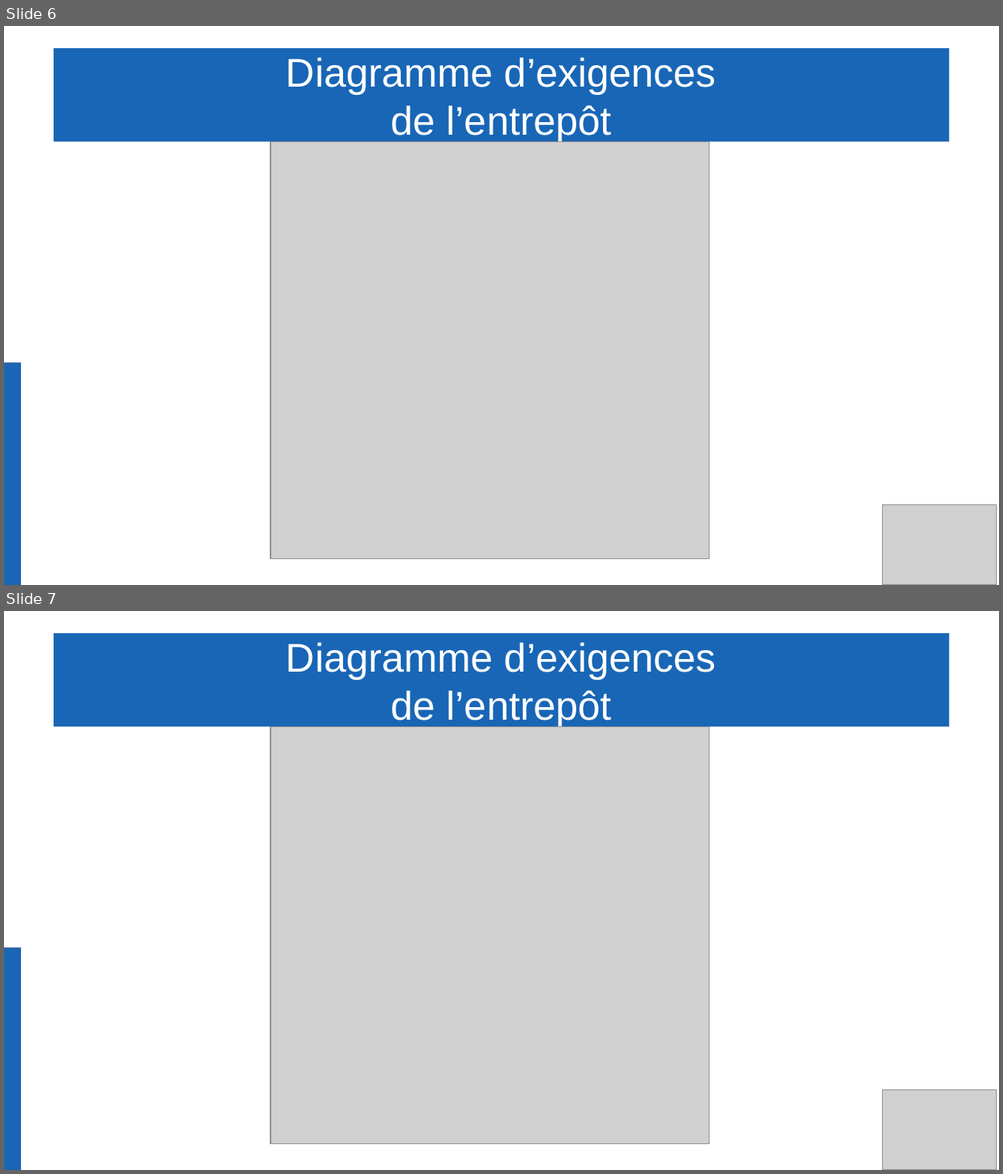
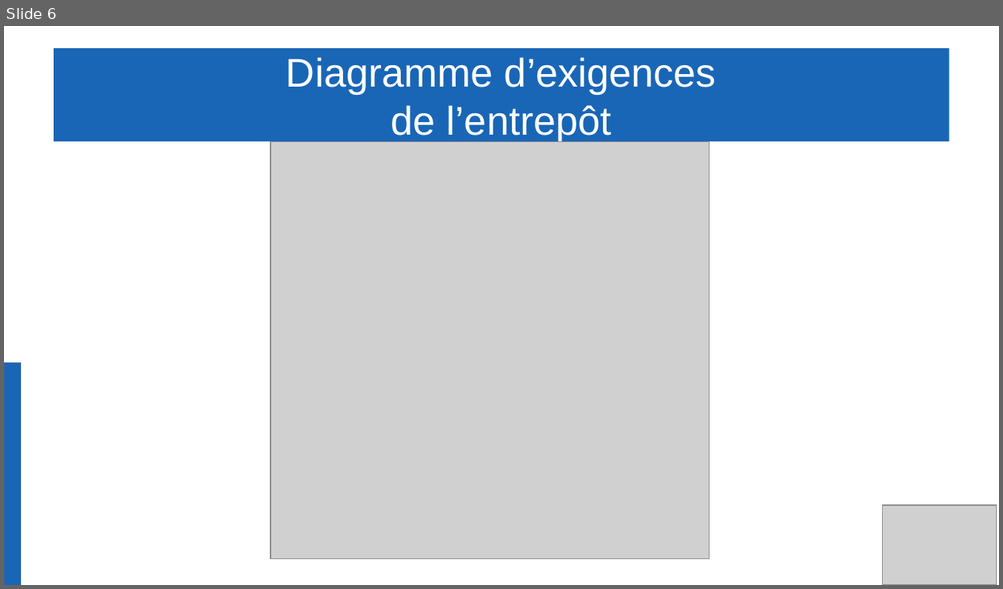
Before and after one commit to Gabin221/Tracking-BLE-documents, a slide deck: Revues/Revues2/yahya/presentation_yahya (3).pptx. Shown one above the other, each under a label of ours: slides 6 and 7 before the commit, slide 6 after it. The pictures are 1003x1174 and 1003x589 pixels, drawn with LibreOffice and Linux fonts; fonts in the diff are those of the drawing; grey boxes stand for pictures. Boxes give left, top, right and bottom in pixels: in the first picture for what was removed or moved away, otherwise in the second. Text is boxed around its words. In the diff, an @@ line names an element or a change of style, - is before the commit and + after.

```diff
--- a/Revues/Revues2/yahya/presentation_yahya (3).pptx
+++ b/Revues/Revues2/yahya/presentation_yahya (3).pptx
@@ slide 7 removed at box(4, 611, 999, 1170), background #FFFFFF @@
@@ rectangle removed at box(54, 633, 949, 727) @@
-Diagramme d’exigences
-de l’entrepôt
@@ picture removed at box(270, 726, 709, 1145) @@
@@ rectangle removed at box(4, 948, 21, 1170) @@
@@ picture removed at box(882, 1091, 997, 1170) @@
```
Also in this commit, not shown: 3 other files.
